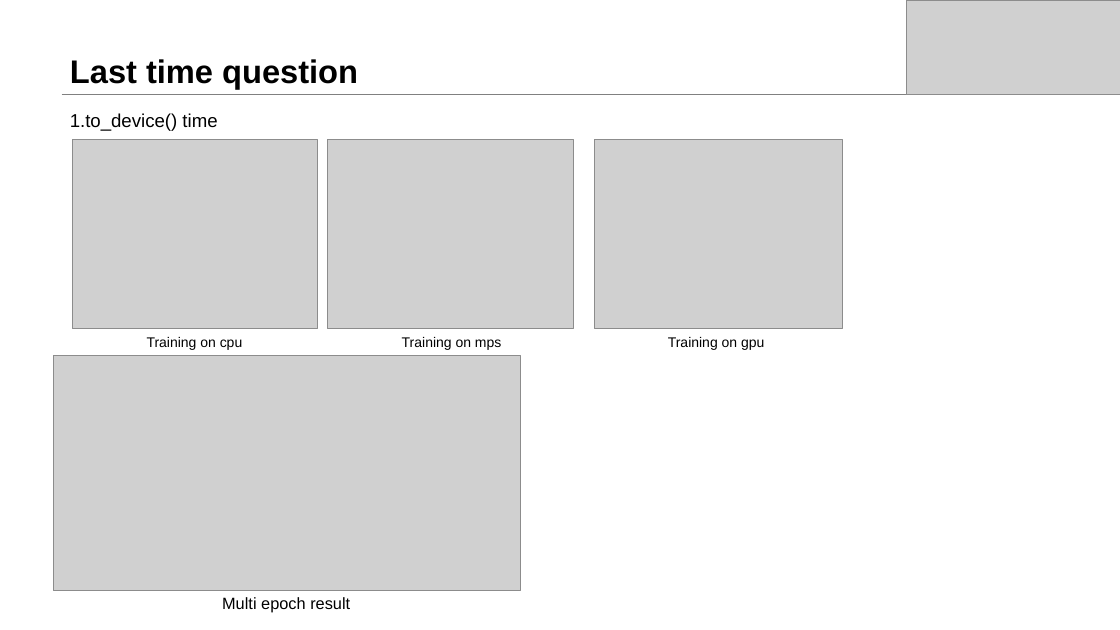
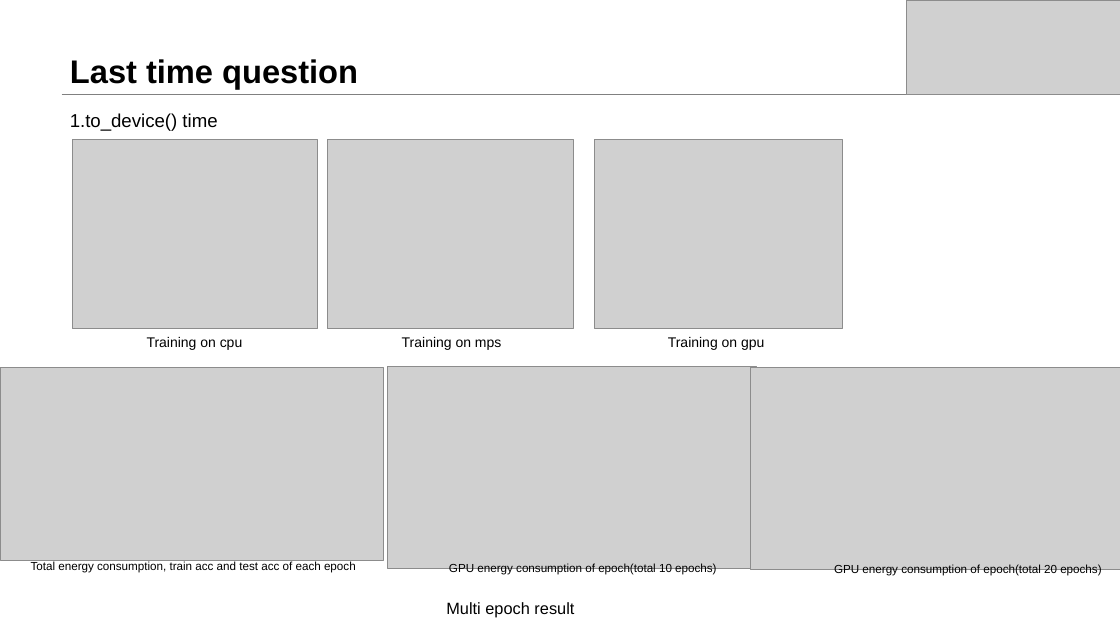
Before and after one commit to dtjgp/GreenAI, a slide deck: slide 3 of presentation/GreenAI_2nd.pptx. Drawn at 1120x630 pixels with LibreOffice and Linux fonts; fonts in the diff are those of the drawing; grey boxes stand for pictures. Boxes give left, top, right and bottom in pixels: in the first picture for what was removed or moved away, otherwise in the second. Text is boxed around its words. In the diff, an @@ line names an element or a change of style, - is before the commit and + after.

```diff
--- a/presentation/GreenAI_2nd.pptx
+++ b/presentation/GreenAI_2nd.pptx
@@ picture: place and size @@
-picture at bbox=[53, 355, 521, 592]
+picture at bbox=[0, 367, 383, 560]
@@ picture added at bbox=[387, 366, 756, 569] @@
@@ picture added at bbox=[751, 367, 1120, 570] @@
@@ text added at bbox=[31, 561, 356, 573], 10 pt, text #000000 @@
+Total energy consumption, train acc and test acc of each epoch
@@ text added at bbox=[449, 563, 716, 575], 10 pt, text #000000 @@
+GPU energy consumption of epoch(total 10 epochs)
@@ text added at bbox=[834, 564, 1101, 576], 10 pt, text #000000 @@
+GPU energy consumption of epoch(total 20 epochs)
@@ text "Multi epoch result": place and size @@
-text "Multi epoch result" at bbox=[222, 597, 350, 612]
+text "Multi epoch result" at bbox=[446, 602, 574, 618]
```
Also in this commit, not shown: 1 other slide changed, 1 slide added, 1 slide removed.
